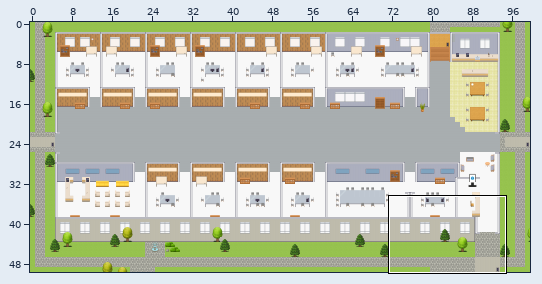
Two versions of a level (Tiled map (JSON), maps/Enterprise-Enablement-Platform.tmj). The picture above shows the old version from afar; the outline marks the close-up.
Close-up. As it was:
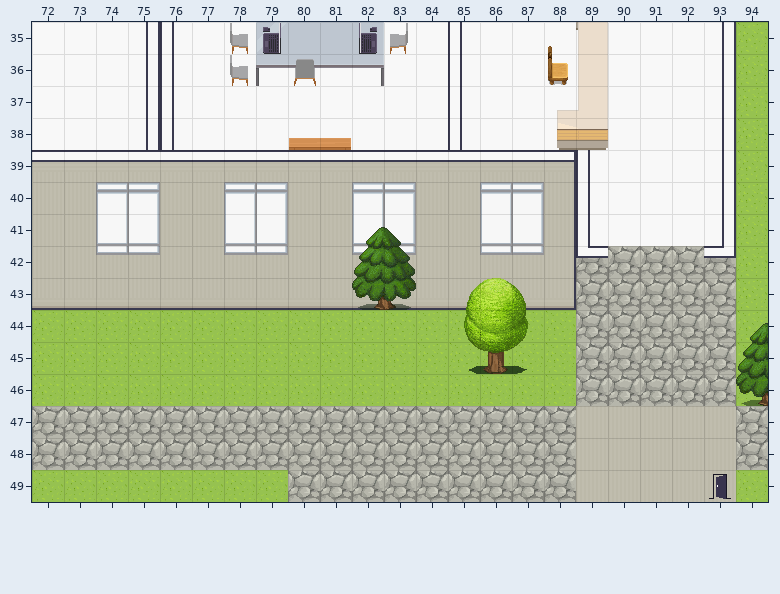
Cells are 32x32 px. Shown: x 72..94, y 35..49.
After the commit:
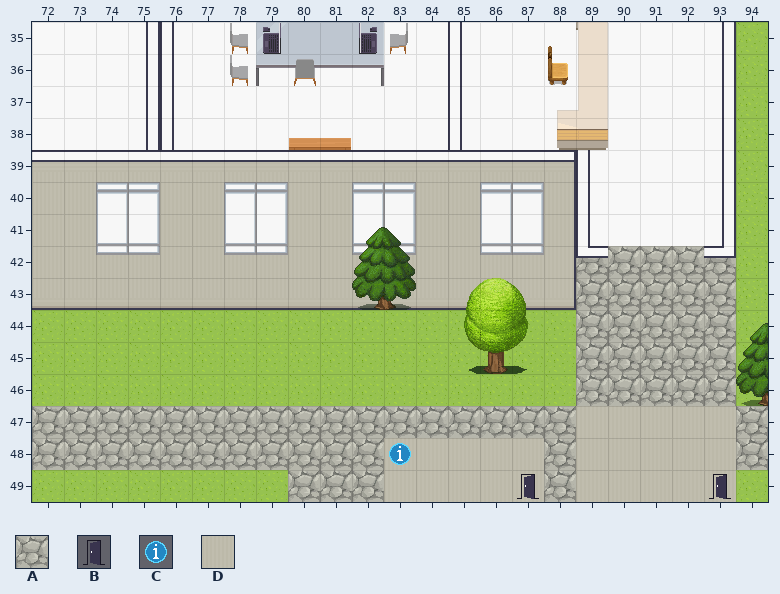
Key: from "Exterior": A 638; from "User_Zones": B 65, C 104; from "room2": D 328.
_ is an empty cell.
Tiles replaced or removed in this view: A.
Diff:
Changed rows in their new state; . is an unchanged cell.
Layer "outside":
first column x 83:
48 DDDDD
49 DDDDD
Layer "zones":
first column x 83:
48 C....
49 ....B
Boxes around the changes in both close-ups, in picture pixels (x1, y1, x2, y2):
changed: (384, 438, 544, 502)
